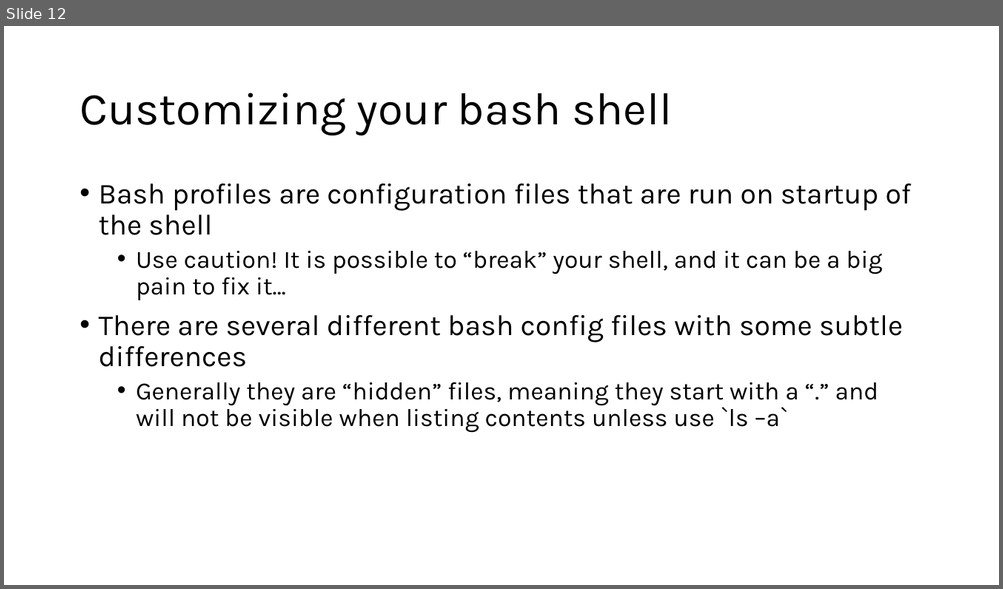
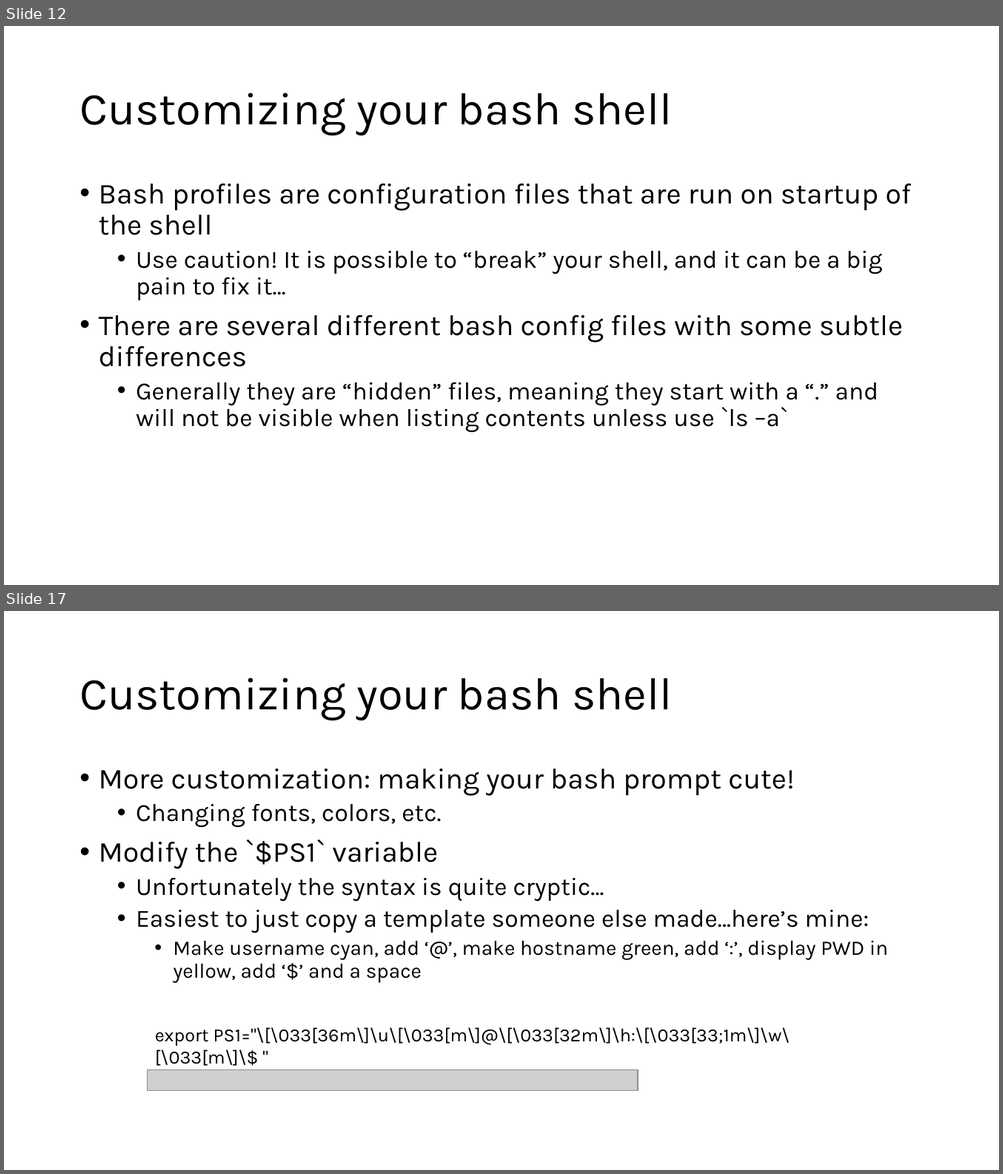
Before and after one commit to harvardinformatics/short-trainings, a slide deck: cmd-line-101/cmdline_tips_draft.pptx. Shown one above the other, each under a label of ours: slide 12 before the commit, slides 12 and 17 after it; the slides between them are not shown. The pictures are 1003x589 and 1003x1174 pixels, drawn with LibreOffice and Linux fonts; fonts in the diff are those of the drawing; grey boxes stand for pictures. Boxes give left, top, right and bottom in pixels: in the first picture for what was removed or moved away, otherwise in the second. Text is boxed around its words. In the diff, an @@ line names an element or a change of style, - is before the commit and + after.

Commit message:
added shell customization to cmdline_tips

```diff
--- a/cmd-line-101/cmdline_tips_draft.pptx
+++ b/cmd-line-101/cmdline_tips_draft.pptx
@@ slide 17 added at bbox=[4, 611, 999, 1170], background #FFFFFF @@
@@ title added at bbox=[79, 678, 672, 721], 44 pt, text #000000 @@
+Customizing your bash shell
@@ text added at bbox=[99, 769, 888, 983], 24 pt, text #000000 @@
+• More customization: making your bash prompt cute!
+  • Changing fonts, colors, etc.
+• Modify the `$PS1` variable
+  • Unfortunately the syntax is quite cryptic…
+  • Easiest to just copy a template someone else made…here’s mine:
+    • Make username cyan, add ‘@’, make hostname green, add ‘:’, display PWD in yellow, add ‘$’ and a space
@@ text added at bbox=[155, 1028, 790, 1066], 18 pt, text #000000 @@
+export PS1="\[\033[36m\]\u\[\033[m\]@\[\033[32m\]\h:\[\033[33;1m\]\w\[\033[m\]\$ "
@@ picture added at bbox=[148, 1071, 637, 1091] @@
```
Also in this commit, not shown: 1 slide changed, 4 other slides added.
